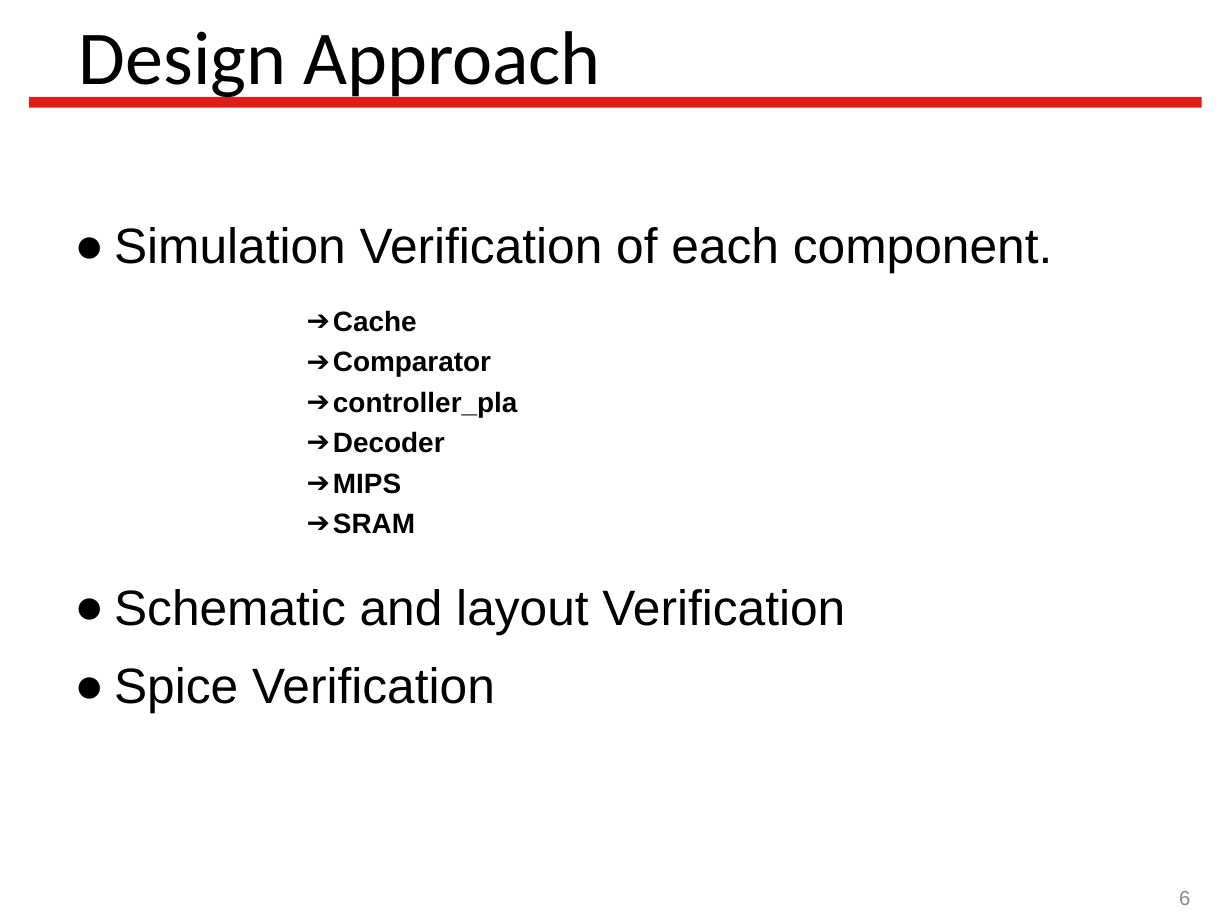
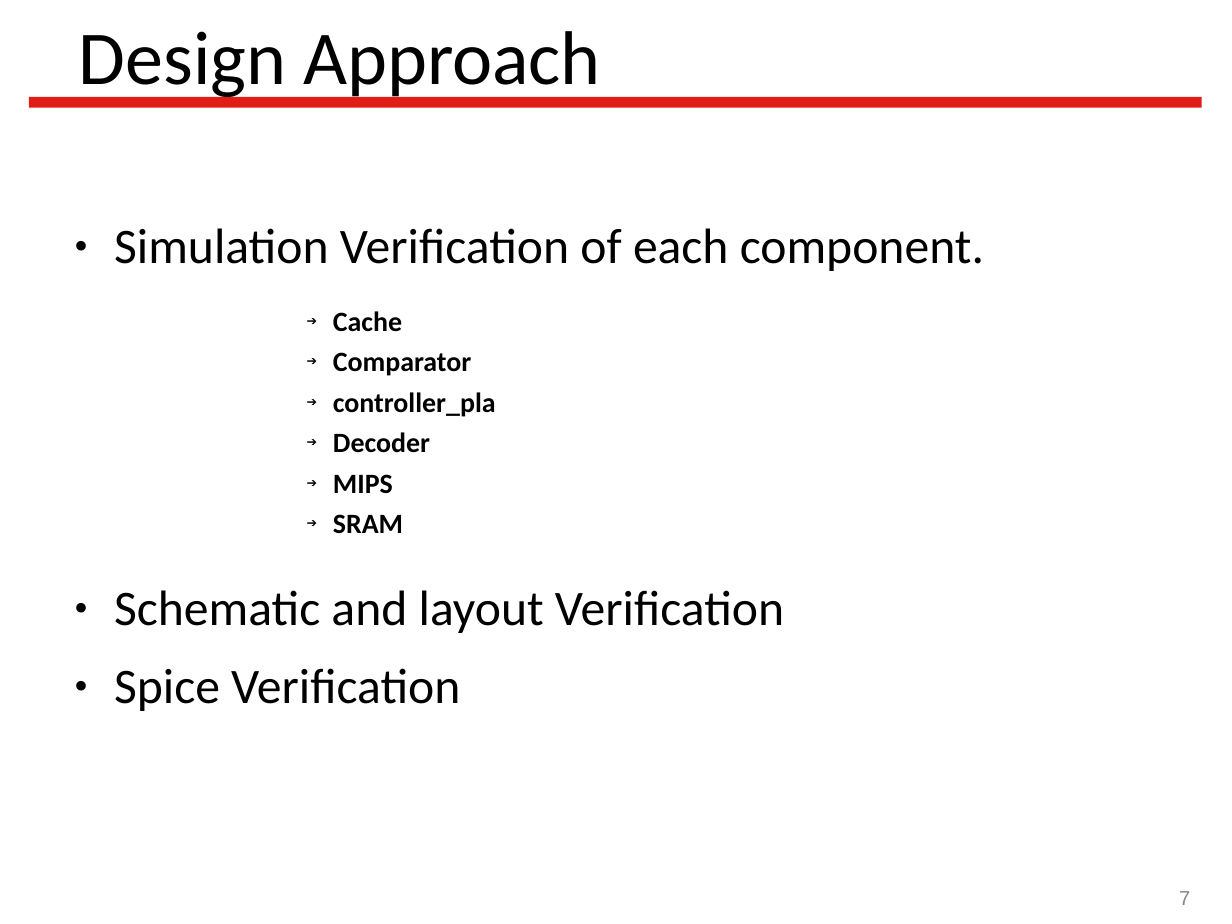
Before and after one commit to Latootoo/ECSE_548, a slide deck: slide 7 of Reports/presentation/Vlsi_project_presentation.ppt (slide 6 before the commit). Drawn at 1232x924 pixels with LibreOffice and Linux fonts; fonts in the diff are those of the drawing; background and template pictures are left out. Boxes give left, top, right and bottom in pixels: in the first picture for what was removed or moved away, otherwise in the second. Text is boxed around its words. In the diff, an @@ line names an element or a change of style, - is before the commit and + after.

Commit message:
Finishing up Final Report & update presentations slides & update pad frame layout logo

```diff
--- a/Reports/presentation/Vlsi_project_presentation.ppt
+++ b/Reports/presentation/Vlsi_project_presentation.ppt
@@ text "Simulation Verification of each component." at bbox=[114, 228, 984, 711]: font Arial to Calibri @@
@@ page number at bbox=[1179, 891, 1190, 905]: text changed @@
-6
+7
```
Also in this commit, not shown: 3 other slides changed, 13 slides added, 5 other files.
